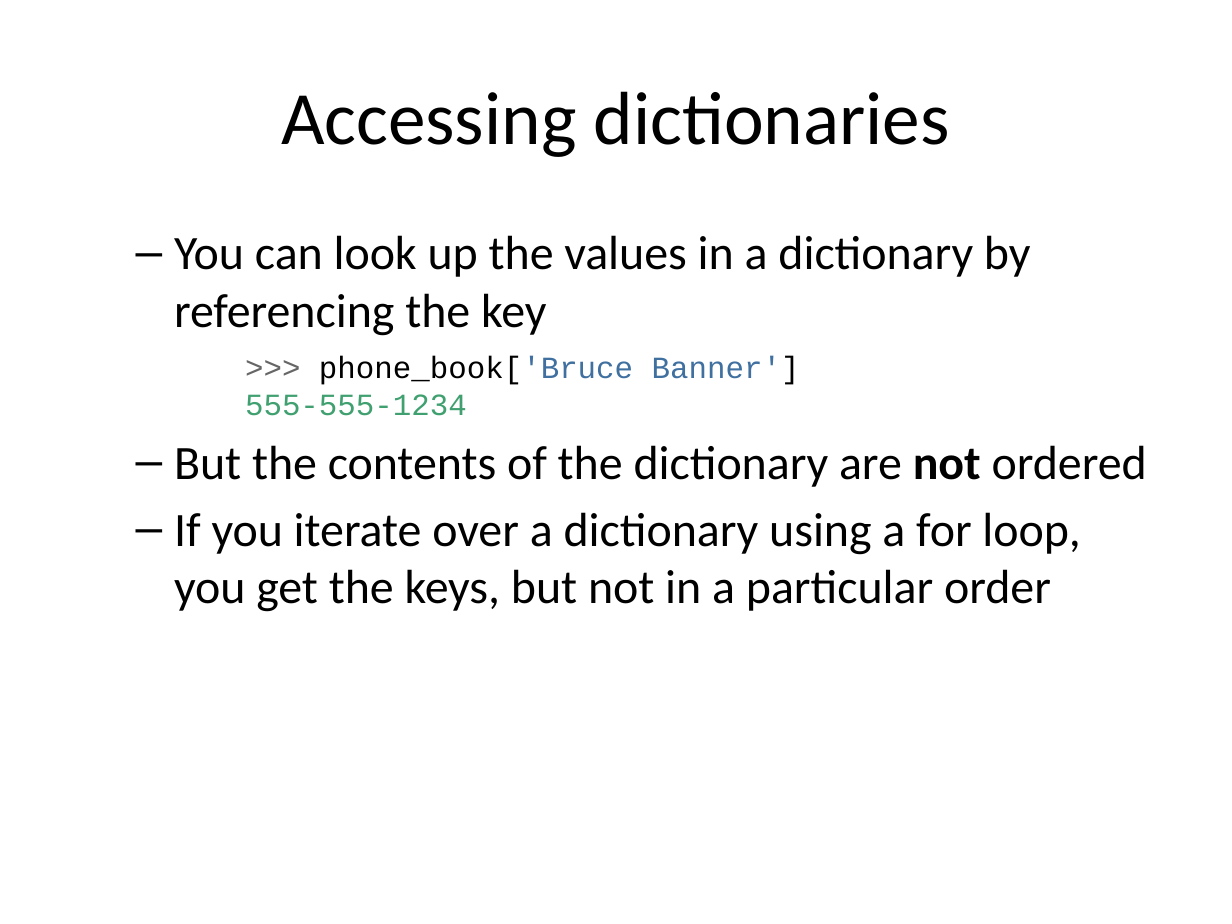
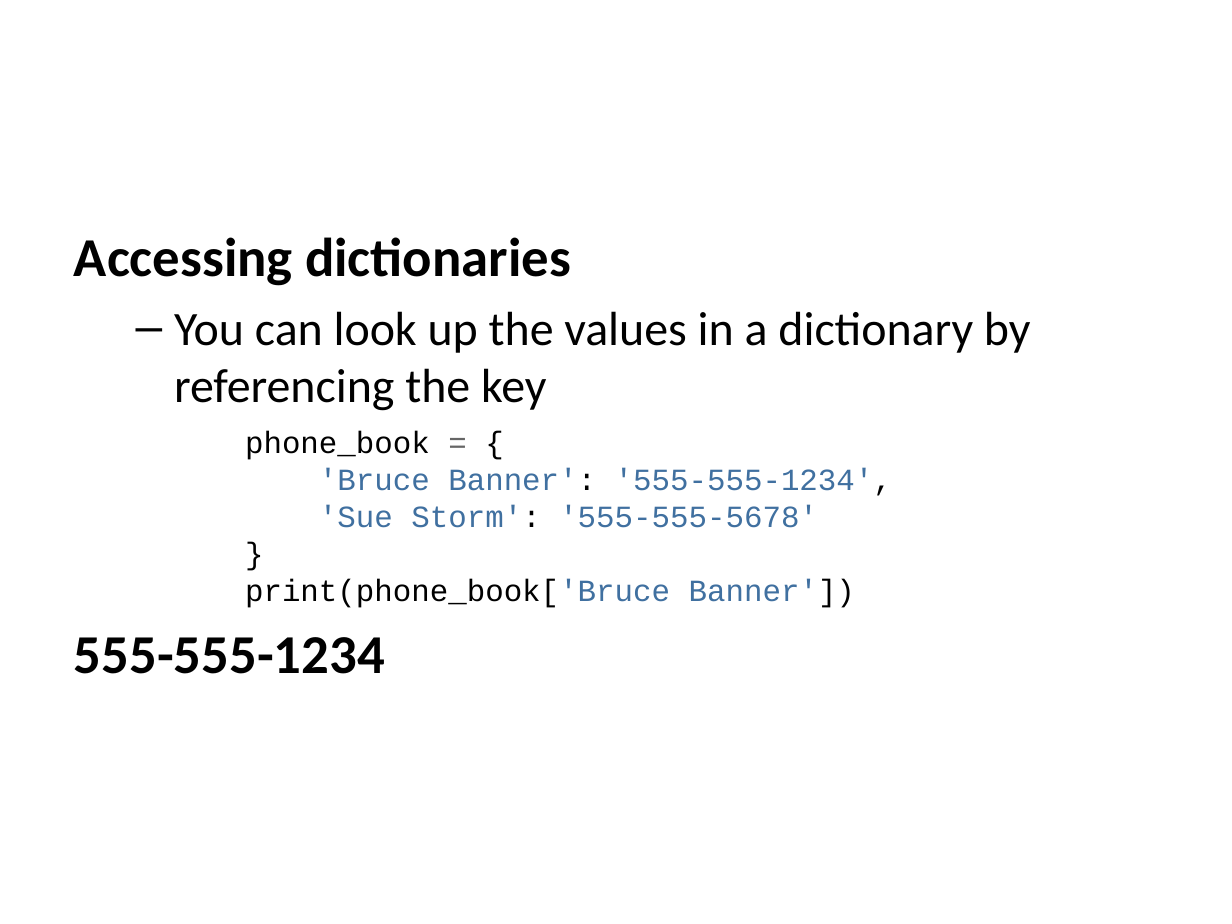
Before and after one commit to jwestgard/inst326, a slide deck: slide 24 of modules/module03/slides.pptx. Drawn at 1232x924 pixels with LibreOffice and Linux fonts; fonts in the diff are those of the drawing. Boxes give left, top, right and bottom in pixels: in the first picture for what was removed or moved away, otherwise in the second. Text is boxed around its words. In the diff, an @@ line names an element or a change of style, - is before the commit and + after.

```diff
--- a/modules/module03/slides.pptx
+++ b/modules/module03/slides.pptx
@@ title removed at (281, 91, 950, 157) @@
-Accessing dictionaries
@@ text at (74, 237, 571, 286): paragraph added @@
+Accessing dictionaries
@@ text at (74, 431, 892, 674): text changed; size 28 to 18 pt; font Calibri to Courier New; text colour #000000 to #4070A0 @@
->>> phone_book['Bruce Banner']
-555-555-1234
-  – But the contents of the dictionary are not ordered
-  – If you iterate over a dictionary using a for loop, you get the keys, but not in a particular order
+phone_book = {
+'Bruce Banner': '555-555-1234',
+'Sue Storm': '555-555-5678'
+}
+print(phone_book['Bruce Banner'])
+555-555-1234
```
Also in this commit, not shown: 25 other slides changed, 6 slides added, 1 slide removed, 25 other files.
